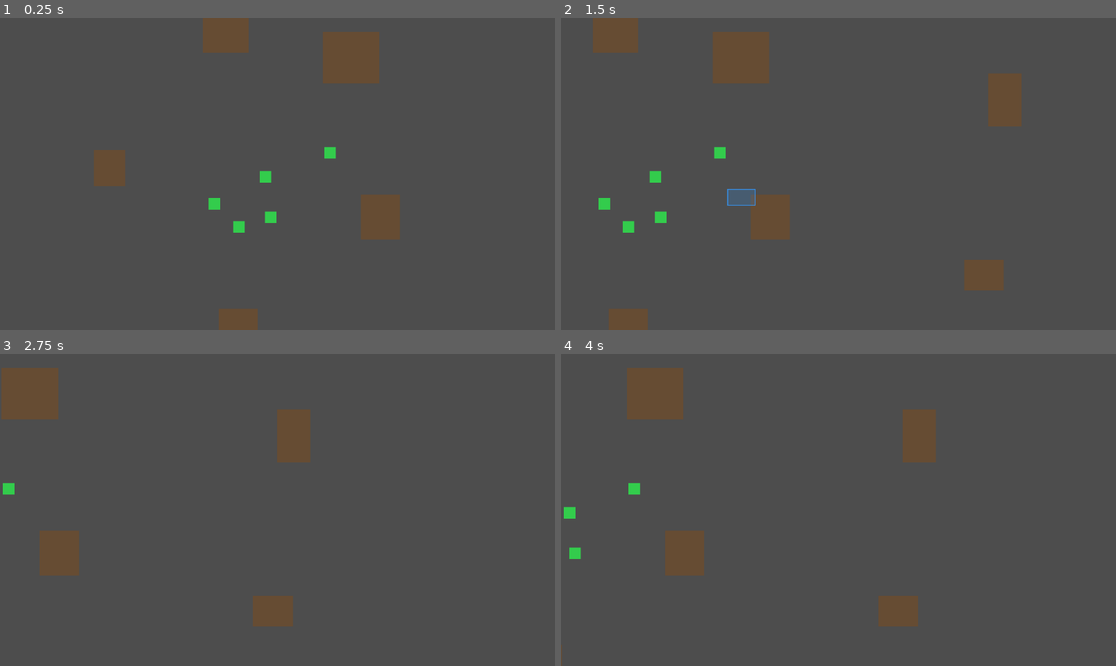
Above: before the commit, frames 1-4 (two rows, left to right).
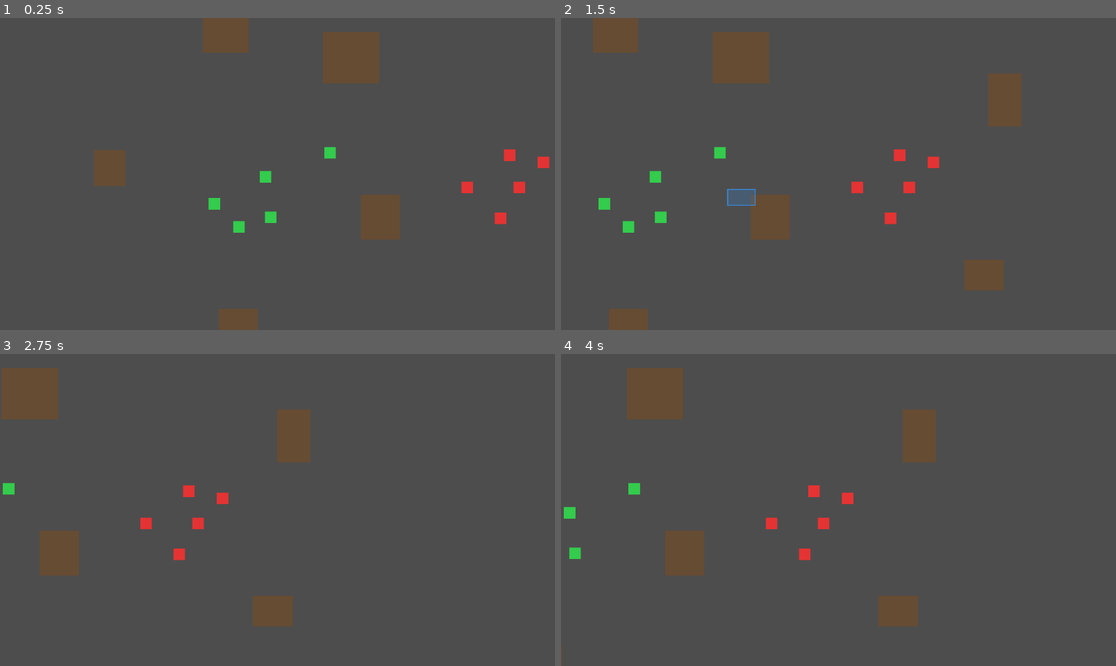
Above: after the commit, the same moments.

Repository: Hooveralex/real-time-strategy
Game: Godot game, scene res://Game.tscn
The game is run twice, just before and just after one commit, with the same random seed, the same clock (stepped at 60 frames per second) and the same inputs.
Inputs (mouse positions are in pixels of both pictures, inside the frame that each line leads up to):
- Up to frame 1 (0.25 s): no input
- Up to frame 2 (1.5 s): tap Enter at 0.5 s; move the mouse to (960, 158) at 0.52 s; hold Right (ui_right) 0.53-1.25 s; hold Ctrl 0.53-1.25 s; click (960, 158) at 0.67 s; drag from (727, 189) to (810, 236) at 1.27 s
- Up to frame 3 (2.75 s): move the mouse to (333, 441) at 2.02 s; hold Right (ui_right) from 2.03 s (still down); tap F at 2.1 s; click (333, 441) at 2.17 s
- Up to frame 4 (4 s): release Right (ui_right) at 2.75 s; drag from (810, 572) to (672, 463) at 2.77 s; move the mouse to (1005, 556) at 3.52 s; hold Left (ui_left) from 3.53 s (still down); tap X at 3.6 s; click (1005, 556) at 3.67 s

The runs differ from the first frame. In frame 1, 0.4% of the frame differs, in the area x 83-99%, y 42-67%; in frame 2, 0.4%; in frame 3, 0.4%; in frame 4, 0.4%, in the area x 36-53%, y 42-67%.

Commit message:
Add combat system with projectiles, health, and team-based units
- Add Projectile.gd/tscn for thrown projectiles with arc animation
- Add HealthBar.gd for visual health display above units
- Update Unit.gd with team system, health, combat stats, auto-attack, and manual targeting
- Update Game.gd to spawn enemy units and handle right-click attack commands
- Update SelectionManager.gd to filter out enemy units from selection
- Fix Projectile.tscn UID issue that caused problems on scene reload

Co-authored-by: Cursor <cursoragent@cursor.com>

Diff:
--- a/Game.gd
+++ b/Game.gd
@@ -7,6 +7,7 @@
 @onready var navigation_manager: Node = $NavigationManager
 
 var units: Array[Node] = []
+var enemy_units: Array[Node] = []
 
 # Navigation bounds - area where units can move
 var nav_bounds = Rect2(-1000, -800, 2000, 1600)
@@ -23,6 +24,7 @@
 
 	# Create units after navigation is ready
 	create_test_units()
+	create_enemy_units()
 
 	print("Game initialization complete")
 
@@ -50,7 +52,7 @@
 	return get_global_mouse_position()
 
 func create_test_units():
-	print("Creating units...")
+	print("Creating player units...")
 
 	for i in range(5):
 		var unit = preload("res://Unit.tscn").instantiate()
@@ -59,14 +61,39 @@
 		var angle = randf() * TAU
 		var distance = randf() * 150.0
 		unit.position = Vector2(cos(angle), sin(angle)) * distance
-
-		print("Unit ", i, " position: ", unit.position)
+		unit.team = 0
 
 		unit.add_to_group("units")
 		add_child(unit)
 		units.append(unit)
 
-	print("Created ", units.size(), " units")
+	print("Created ", units.size(), " player units")
+
+func create_enemy_units():
+	print("Creating enemy units...")
+
+	for i in range(5):
+		var unit = preload("res://Unit.tscn").instantiate()
+
+		# Spawn enemies in a cluster offset from the player units
+		var angle = randf() * TAU
+		var distance = randf() * 150.0
+		unit.position = Vector2(500, 0) + Vector2(cos(angle), sin(angle)) * distance
+		unit.team = 1
+
+		unit.add_to_group("enemy_units")
+		add_child(unit)
+		enemy_units.append(unit)
+
+	print("Created ", enemy_units.size(), " enemy units")
+
+func get_enemy_at_position(pos: Vector2) -> Node2D:
+	# Check if clicking on an enemy unit
+	for unit in get_tree().get_nodes_in_group("enemy_units"):
+		if is_instance_valid(unit) and unit.has_method("is_point_inside"):
+			if unit.is_point_inside(pos):
+				return unit
+	return null
 
 func _input(event):
 	# Keyboard controls
@@ -122,7 +149,7 @@
 					var clicked_unit = null
 
 					for unit in units:
-						if unit.has_method("is_point_inside") and unit.is_point_inside(mouse_world_pos):
+						if is_instance_valid(unit) and unit.has_method("is_point_inside") and unit.is_point_inside(mouse_world_pos):
 							clicked_unit = unit
 							break
 
@@ -137,11 +164,24 @@
 			var mouse_world_pos = get_world_mouse_position()
 			selection_box.update_selection(mouse_world_pos)
 
-	# Handle right-click movement
+	# Handle right-click: attack or move
 	if event is InputEventMouseButton and event.button_index == MOUSE_BUTTON_RIGHT and event.pressed:
-		var target = get_world_mouse_position()
+		var target_pos = get_world_mouse_position()
 		var selected = SelectionManager.get_selected_units()
 
-		for unit in selected:
-			if unit and unit.has_method("set_target_position"):
-				unit.set_target_position(target)
+		if selected.is_empty():
+			return
+
+		# Check if right-clicking on an enemy unit
+		var enemy = get_enemy_at_position(target_pos)
+
+		if enemy:
+			# Issue attack command
+			for unit in selected:
+				if is_instance_valid(unit) and unit.has_method("set_attack_target"):
+					unit.set_attack_target(enemy)
+		else:
+			# Issue move command (clears attack target via set_target_position)
+			for unit in selected:
+				if is_instance_valid(unit) and unit.has_method("set_target_position"):
+					unit.set_target_position(target_pos)
--- /dev/null
+++ b/HealthBar.gd
@@ -0,0 +1,69 @@
+extends Node2D
+
+var bar_width: float = 30.0
+var bar_height: float = 4.0
+var bar_offset: Vector2 = Vector2(0, -30)
+
+var _background: Polygon2D
+var _fill: Polygon2D
+
+func _ready():
+	position = bar_offset
+	visible = false  # Only show when damaged
+
+	# Background (dark)
+	_background = Polygon2D.new()
+	_background.polygon = _make_rect(bar_width, bar_height)
+	_background.color = Color(0.2, 0.2, 0.2, 0.8)
+	add_child(_background)
+
+	# Fill (green)
+	_fill = Polygon2D.new()
+	_fill.polygon = _make_rect(bar_width, bar_height)
+	_fill.color = Color(0.2, 0.9, 0.2)
+	add_child(_fill)
+
+func update_health(current: float, max_health: float):
+	if max_health <= 0:
+		return
+
+	var ratio = clampf(current / max_health, 0.0, 1.0)
+
+	# Only show when damaged
+	visible = ratio < 1.0
+
+	if not _fill:
+		return
+
+	# Update fill width
+	var fill_width = bar_width * ratio
+	_fill.polygon = _make_rect_offset(fill_width, bar_height)
+
+	# Color: green -> yellow -> red
+	if ratio > 0.6:
+		_fill.color = Color(0.2, 0.9, 0.2)
+	elif ratio > 0.3:
+		_fill.color = Color(0.9, 0.9, 0.2)
+	else:
+		_fill.color = Color(0.9, 0.2, 0.2)
+
+func _make_rect(w: float, h: float) -> PackedVector2Array:
+	var hw = w / 2.0
+	var hh = h / 2.0
+	return PackedVector2Array([
+		Vector2(-hw, -hh),
+		Vector2(hw, -hh),
+		Vector2(hw, hh),
+		Vector2(-hw, hh)
+	])
+
+func _make_rect_offset(w: float, h: float) -> PackedVector2Array:
+	# Fill bar anchored to left side of background
+	var bg_hw = bar_width / 2.0
+	var hh = h / 2.0
+	return PackedVector2Array([
+		Vector2(-bg_hw, -hh),
+		Vector2(-bg_hw + w, -hh),
+		Vector2(-bg_hw + w, hh),
+		Vector2(-bg_hw, hh)
+	])
--- /dev/null
+++ b/Projectile.gd
@@ -0,0 +1,80 @@
+extends Node2D
+
+var damage: float = 20.0
+var speed: float = 600.0
+var source_team: int = 0
+var target: Node2D = null
+var target_position: Vector2 = Vector2.ZERO
+
+# Arc effect
+var arc_height: float = 40.0
+var _progress: float = 0.0
+var _start_position: Vector2 = Vector2.ZERO
+var _total_distance: float = 0.0
+
+# Visual
+var _visual: Node2D
+
+func _ready():
+	_start_position = global_position
+
+	# Snapshot the target position in case the target dies mid-flight
+	if is_instance_valid(target):
+		target_position = target.global_position
+
+	_total_distance = _start_position.distance_to(target_position)
+	if _total_distance < 1.0:
+		queue_free()
+		return
+
+	# Create visual (small circle)
+	_visual = Node2D.new()
+	add_child(_visual)
+
+	var circle = Polygon2D.new()
+	var points = PackedVector2Array()
+	var radius = 5.0
+	for i in range(9):
+		var angle = (i * TAU) / 8
+		points.append(Vector2(cos(angle), sin(angle)) * radius)
+	circle.polygon = points
+
+	# Color based on source team
+	if source_team == 0:
+		circle.color = Color(1.0, 0.9, 0.3)  # Yellow for player
+	else:
+		circle.color = Color(1.0, 0.4, 0.2)  # Orange-red for enemy
+
+	_visual.add_child(circle)
+
+func _process(delta):
+	# Update target position if target is still alive (tracking)
+	if is_instance_valid(target):
+		target_position = target.global_position
+		_total_distance = _start_position.distance_to(target_position)
+
+	# Move toward target
+	var direction = (target_position - global_position)
+	var dist_remaining = direction.length()
+
+	if dist_remaining < 10.0:
+		_on_hit()
+		return
+
+	# Move in a straight line
+	var move_amount = speed * delta
+	global_position += direction.normalized() * move_amount
+
+	# Calculate arc offset for the visual child
+	if _total_distance > 0 and _visual:
+		var traveled = _start_position.distance_to(global_position)
+		_progress = clampf(traveled / _total_distance, 0.0, 1.0)
+		# Parabolic arc: peaks at midpoint
+		var arc_offset = -arc_height * 4.0 * _progress * (1.0 - _progress)
+		_visual.position.y = arc_offset
+
+func _on_hit():
+	# Deal damage to target if still alive
+	if is_instance_valid(target) and target.has_method("take_damage"):
+		target.take_damage(damage)
+	queue_free()
--- /dev/null
+++ b/Projectile.tscn
@@ -0,0 +1,6 @@
+[gd_scene format=3]
+
+[ext_resource type="Script" path="res://Projectile.gd" id="1_projectile"]
+
+[node name="Projectile" type="Node2D"]
+script = ExtResource("1_projectile")
--- a/SelectionManager.gd
+++ b/SelectionManager.gd
@@ -13,6 +13,10 @@
 func select_unit(unit: Node, clear_existing: bool = true):
 	# Check if unit is valid
 	if not is_instance_valid(unit):
+		return
+
+	# Only allow selecting player units (team 0)
+	if unit.has_method("get_team") and unit.get_team() != 0:
 		return
 
 	if clear_existing:
@@ -71,6 +75,10 @@
 		if not is_instance_valid(unit):
 			continue
 
+		# Only allow selecting player units (team 0)
+		if unit.has_method("get_team") and unit.get_team() != 0:
+			continue
+
 		if unit.has_method("get_selection_bounds"):
 			var unit_bounds = unit.get_selection_bounds()
 			if box_rect.intersects(unit_bounds):
--- a/Unit.gd
+++ b/Unit.gd
@@ -7,6 +7,20 @@
 
 var speed = 300.0
 var is_selected = false
+
+# Team: 0 = player, 1 = enemy
+var team: int = 0
+
+# Health
+var max_health: float = 100.0
+var health: float = 100.0
+
+# Combat
+var attack_damage: float = 20.0
+var attack_range: float = 250.0      # pixels
+var attack_cooldown: float = 1.5     # seconds between throws
+var attack_timer: float = 0.0
+var attack_target: Node2D = null     # manually assigned target
 
 # Collision and separation
 var separation_radius = 100.0      # Units within this distance will push apart
@@ -16,10 +30,13 @@
 # Visual components
 var selection_indicator: Node2D
 var unit_visual: Polygon2D
+var health_bar: Node2D
+
+# Preloaded scenes
+var _projectile_scene = preload("res://Projectile.tscn")
+var _health_bar_script = preload("res://HealthBar.gd")
 
 func _ready():
-	print("Unit _ready at position: ", position)
-
 	# Wait for navigation map to be ready
 	await get_tree().physics_frame
 
@@ -27,7 +44,6 @@
 	navigation_agent.path_desired_distance = 10.0
 	navigation_agent.target_desired_distance = 20.0
 
-	# Connect to velocity_computed for safer movement (optional but recommended)
 	# Make sure agent syncs with navigation map
 	call_deferred("_setup_navigation_agent")
 
@@ -51,7 +67,7 @@
 	selection_indicator.add_child(circle)
 	selection_indicator.visible = false
 
-	# Create unit visual (green square)
+	# Create unit visual (colored square based on team)
 	unit_visual = Polygon2D.new()
 	unit_visual.polygon = PackedVector2Array([
 		Vector2(-12, -12),
@@ -59,16 +75,129 @@
 		Vector2(12, 12),
 		Vector2(-12, 12)
 	])
-	unit_visual.color = Color(0.2, 0.8, 0.3)
+	if team == 0:
+		unit_visual.color = Color(0.2, 0.8, 0.3)  # Green for player
+	else:
+		unit_visual.color = Color(0.9, 0.2, 0.2)  # Red for enemy
 	add_child(unit_visual)
 
-	print("Unit initialized with ", get_child_count(), " children")
+	# Create health bar
+	health_bar = Node2D.new()
+	health_bar.set_script(_health_bar_script)
+	add_child(health_bar)
 
 func _physics_process(delta):
-	# Skip if navigation agent isn't ready or has finished
+	# Skip if navigation agent isn't ready
 	if not navigation_agent:
 		return
 
+	# Update attack cooldown timer
+	if attack_timer > 0:
+		attack_timer -= delta
+
+	# Combat logic
+	_process_combat(delta)
+
+	# Movement logic
+	_process_movement(delta)
+
+func _process_combat(_delta):
+	# Clean up invalid attack target
+	if attack_target and not is_instance_valid(attack_target):
+		attack_target = null
+
+	# If we have a manual attack target, try to attack it
+	if attack_target:
+		var dist = global_position.distance_to(attack_target.global_position)
+		if dist <= attack_range:
+			# In range -- stop moving and attack
+			_try_attack(attack_target)
+		else:
+			# Move toward attack target
+			if navigation_agent:
+				navigation_agent.target_position = attack_target.global_position
+		return
+
+	# Auto-attack: find nearest enemy in range
+	var nearest_enemy = _find_nearest_enemy()
+	if nearest_enemy:
+		_try_attack(nearest_enemy)
+
+func _try_attack(target_unit: Node2D):
+	if attack_timer > 0:
+		return
+	if not is_instance_valid(target_unit):
+		return
+
+	var dist = global_position.distance_to(target_unit.global_position)
+	if dist > attack_range:
+		return
+
+	throw_projectile(target_unit)
+	attack_timer = attack_cooldown
+
+func _find_nearest_enemy() -> Node2D:
+	var enemy_group = "enemy_units" if team == 0 else "units"
+	var enemies = get_tree().get_nodes_in_group(enemy_group)
+
+	var nearest: Node2D = null
+	var nearest_dist = attack_range
+
+	for enemy in enemies:
+		if not is_instance_valid(enemy):
+			continue
+		if enemy == self:
+			continue
+		# Make sure it's actually on the other team
+		if enemy.has_method("get_team") and enemy.get_team() == team:
+			continue
+
+		var dist = global_position.distance_to(enemy.global_position)
+		if dist < nearest_dist:
+			nearest_dist = dist
+			nearest = enemy
+
+	return nearest
+
+func get_team() -> int:
+	return team
+
+func throw_projectile(target_unit: Node2D):
+	var projectile = _projectile_scene.instantiate()
+	projectile.global_position = global_position
+	projectile.damage = attack_damage
+	projectile.source_team = team
+	projectile.target = target_unit
+	projectile.target_position = target_unit.global_position
+
+	# Add to the scene tree (parent's parent = Game node)
+	get_tree().current_scene.add_child(projectile)
+
+func take_damage(amount: float):
+	health -= amount
+	if health <= 0:
+		health = 0
+		die()
+		return
+
+	# Update health bar
+	if health_bar and health_bar.has_method("update_health"):
+		health_bar.update_health(health, max_health)
+
+func die():
+	# Remove from all groups
+	if is_in_group("units"):
+		remove_from_group("units")
+	if is_in_group("enemy_units"):
+		remove_from_group("enemy_units")
+
+	# Deselect if selected
+	if is_selected:
+		set_selected(false)
+
+	queue_free()
+
+func _process_movement(delta):
 	if navigation_agent.is_navigation_finished():
 		# Still apply separation when stopped
 		var separation = calculate_separation()
@@ -76,6 +205,13 @@
 			position += separation * delta
 		return
 
+	# If we have an attack target in range, stop moving to attack
+	if attack_target and is_instance_valid(attack_target):
+		var dist = global_position.distance_to(attack_target.global_position)
+		if dist <= attack_range:
+			# Stop navigation -- we're in range
+			return
+
 	# Get the next point in the path
 	var next_path_position = navigation_agent.get_next_path_position()
 
@@ -98,10 +234,13 @@
 
 func calculate_separation() -> Vector2:
 	var separation = Vector2.ZERO
-	var all_units = get_tree().get_nodes_in_group("units")
+	# Check against all units (both teams)
+	var all_units = get_tree().get_nodes_in_group("units") + get_tree().get_nodes_in_group("enemy_units")
 
 	for unit in all_units:
 		if unit == self:
+			continue
+		if not is_instance_valid(unit):
 			continue
 
 		var distance = global_position.distance_to(unit.global_position)
@@ -125,7 +264,8 @@
 
 func set_selected(value: bool):
 	is_selected = value
-	selection_indicator.visible = is_selected
+	if selection_indicator:
+		selection_indicator.visible = is_selected
 	if is_selected:
 		selected.emit()
 	else:
@@ -135,5 +275,13 @@
 	return Rect2(global_position - Vector2(25, 25), Vector2(50, 50))
 
 func set_target_position(pos: Vector2):
+	# Moving to a position clears the attack target
+	attack_target = null
 	if navigation_agent:
 		navigation_agent.target_position = pos
+
+func set_attack_target(target_unit: Node2D):
+	attack_target = target_unit
+	# Start moving toward the target
+	if navigation_agent and is_instance_valid(target_unit):
+		navigation_agent.target_position = target_unit.global_position
Not shown, added: HealthBar.gd.uid
Not shown, added: Projectile.gd.uid
